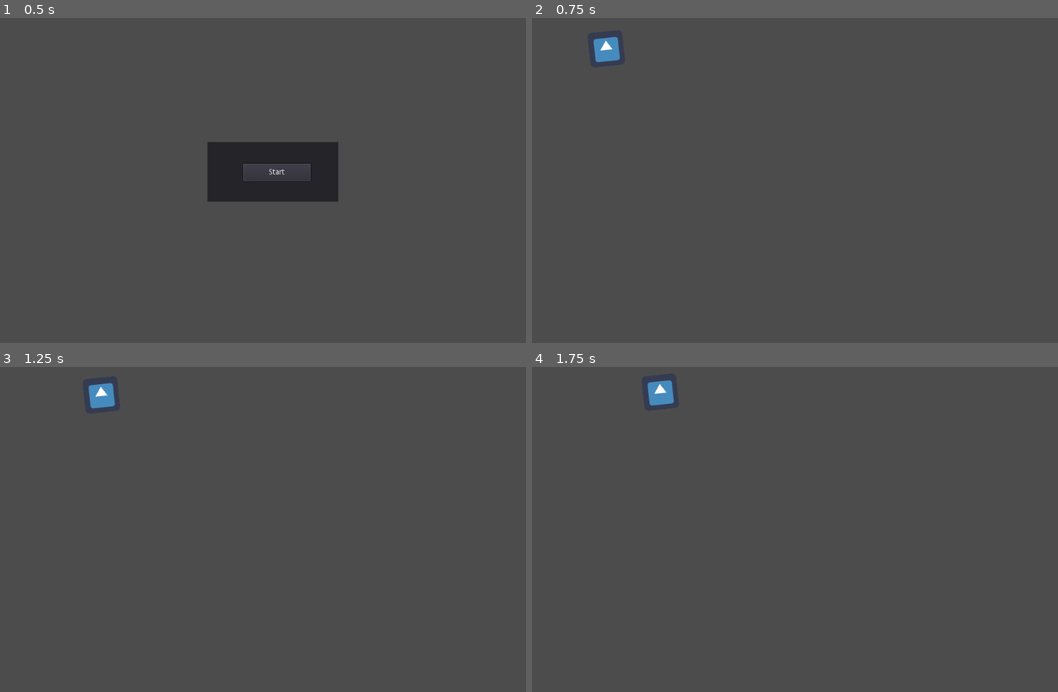
Above: before the commit, frames 1-4 (two rows, left to right).
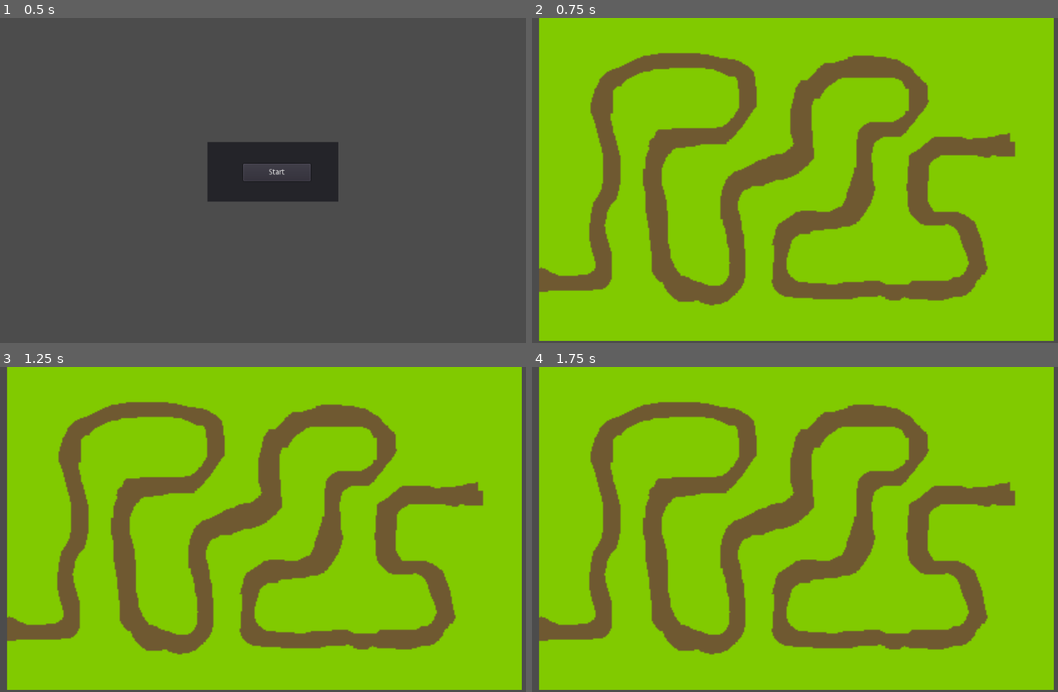
Above: after the commit, the same moments.

Repository: Astadriel/ProjectPiCo
Game: Godot game, scene res://scenes/Menu.tscn
Same seed, same stepped clock (60 frames per second), same inputs: the game is played once before the commit and once after it. The engine's default icon, where the game draws it, is replaced by a stand-in: a white triangle on a blue panel in a dark square.
Inputs:
- Up to frame 1 (0.5 s): no input
- Up to frame 2 (0.75 s): click "Start" at 0.5 s
- Up to frame 3 (1.25 s): no input
- Up to frame 4 (1.75 s): no input

Frame 1 is identical in both runs. In frame 2, 97% of the frame differs, in the area x 1-100%, y 0-100%; in frame 3, 97%; in frame 4, 97%.

Commit message:
path_modified

Diff:
--- a/instances/Enemy.tscn
+++ b/instances/Enemy.tscn
@@ -1,8 +1,28 @@
-[gd_scene load_steps=2 format=2]
+[gd_scene load_steps=3 format=2]
 
 [ext_resource path="res://icon.png" type="Texture" id=1]
 
-[node name="Enemy" type="PathFollow2D"]
+[sub_resource type="GDScript" id=1]
+
+script/source = "extends PathFollow2D
+
+var speed = 100
+# class member variables go here, for example:
+# var a = 2
+# var b = \"textvar\"
+
+func _ready():
+	# Called every time the node is added to the scene.
+	# Initialization here
+	pass
+
+func _process(delta):
+	set_offset(get_offset()+delta*speed)
+	# Called every frame. Delta is time since last frame.
+	# Update game logic here.
+	pass"
+
+[node name="Enemy" type="PathFollow2D" index="0"]
 
 offset = 0.0
 h_offset = 0.0
@@ -11,6 +31,7 @@
 cubic_interp = true
 loop = true
 lookahead = 4.0
+script = SubResource( 1 )
 
 [node name="Sprite" type="Sprite" parent="." index="0"]
 
--- a/instances/Enemy_test.tscn
+++ /dev/null
@@ -1,40 +0,0 @@
-[gd_scene load_steps=3 format=2]
-
-[ext_resource path="res://icon.png" type="Texture" id=1]
-
-[sub_resource type="GDScript" id=1]
-
-script/source = "extends PathFollow2D
-var speed = 100
-# class member variables go here, for example:
-# var a = 2
-# var b = \"textvar\"
-
-func _ready():
-	# Called every time the node is added to the scene.
-	# Initialization here
-	pass
-
-func _process(delta):
-	set_offset(get_offset()+delta*speed)
-	# Called every frame. Delta is time since last frame.
-	# Update game logic here.
-	pass
-"
-
-[node name="PathFollow2D" type="PathFollow2D"]
-
-position = Vector2( -38.8374, 8.05359 )
-rotation = -0.104876
-offset = 0.0
-h_offset = 0.0
-v_offset = 0.0
-rotate = true
-cubic_interp = true
-loop = true
-lookahead = 4.0
-script = SubResource( 1 )
-
-[node name="Sprite" type="Sprite" parent="." index="0"]
-
-texture = ExtResource( 1 )
--- a/scenes/Menu.tscn
+++ b/scenes/Menu.tscn
@@ -8,7 +8,7 @@
 	get_tree().change_scene(\"res://scenes/World.tscn\")
 "
 
-[node name="Menu" type="Node" index="0"]
+[node name="Menu" type="Node"]
 
 [node name="MainMenu" type="Panel" parent="." index="0"]
 
--- a/scenes/World.tscn
+++ b/scenes/World.tscn
@@ -1,4 +1,6 @@
-[gd_scene load_steps=3 format=2]
+[gd_scene load_steps=4 format=2]
+
+[ext_resource path="res://sprites/level1_bkgd.png" type="Texture" id=1]
 
 [sub_resource type="GDScript" id=1]
 
@@ -6,29 +8,35 @@
 
 # class member variables go here, for example:
 # var a = 2
-const ENEMY_TEST_PATH = \"res://instances/Enemy_test.tscn\"
-var spawn_delay = 100
+const ENEMY_PATH = \"res://instances/Enemy.tscn\"
+var spawn_delay = 3
 var spawn_count = spawn_delay
 
 func _ready():
-	var enemy_preload = preload(ENEMY_TEST_PATH)
-	var enemy_instance = enemy_preload.instance()
-	get_node(\"Path_Enemy\").add_child(enemy_instance)
+
 	# Called every time the node is added to the scene.
 	# Initialization here
 	pass
 
-#func _process(delta):
-#	# Called every frame. Delta is time since last frame.
-#	# Update game logic here.
-#	pass
+func _process(delta):
+	spawn_count -= delta
+
+	if spawn_count < 0: #spawn an enemy
+		var enemy_preload = preload(ENEMY_PATH)
+		var enemy_instance = enemy_preload.instance()
+		get_node(\"Path_Enemy\").add_child(enemy_instance)
+		spawn_count = spawn_delay
+
+	# Called every frame. Delta is time since last frame.
+	# Update game logic here.
+	pass
 "
 
 [sub_resource type="Curve2D" id=2]
 
 bake_interval = 5.0
 _data = {
-"points": PoolVector2Array( 0, 0, 0, 0, -38.8374, 8.05359, 0, 0, 0, 0, 101.81, -6.75134, 0, 0, 0, 0, 260.963, -14.1538, 0, 0, 0, 0, 479.336, 2.50177, 0, 0, 83.2778, 46.2654, 708.812, 78.3771, 0, 0, -75.8753, 135.095, 745.825, 209.771, 0, 0, -90.6803, -16.6556, 468.232, 274.543, 0, 0, -173.958, -16.6556, 253.56, 233.829, 0, 0, -109.186, 27.7593, 29.6355, 254.186, 0, 0, 64.7716, 49.9667, -24.0325, 405.936, 0, 0, 74.0247, 16.6556, 149.926, 446.65, 0, 0, 0, 0, 464.531, 472.559, 0, 0, 0, 0, 675.501, 448.501, 0, 0, 0, 0, 823.551, 405.937 )
+"points": PoolVector2Array( 0, 0, 0, 0, -135.947, 433.053, 0, 0, 0, 0, -38.9559, 435.509, 0, 0, 0, 0, -37.7282, 332.379, 0, 0, 0, 0, -10.7179, 248.892, 0, 0, -1.43615, -75.2807, -32.8172, 113.841, 0, 0, 2.69996, -3.63943, 70.3128, 27.8996, 0, 0, 0.17234, 1.76048, 232.374, 48.7711, 0, 0, -0.846878, 0.532738, 197.998, 169.09, 0, 0, -62.5319, 35.1257, 87.5011, 177.684, 0, 0, 77.049, 54.8777, 99.7785, 436.736, 0, 0, -0.867348, -1.76048, 218.869, 436.736, 0, 0, 0, 0, 206.592, 270.992, 0, 0, 0, 0, 336.732, 204.694, 0, 0, 0, 0, 346.554, 80.6924, 0, 0, 0, 0, 464.417, 31.5828, 0, 0, 0, 0, 558.953, 97.8807, 0, 0, 0, 0, 463.189, 160.495, 0, 0, 0, 0, 434.951, 293.091, 0, 0, 0, 0, 309.722, 340.973, 0, 0, 0, 0, 306.039, 439.192, 0, 0, 0, 0, 545.448, 451.469, 0, 0, 0, 0, 658.399, 415.865, 0, 0, 0, 0, 631.389, 321.329, 0, 0, 0, 0, 549.131, 290.636, 0, 0, 0, 0, 563.864, 202.238, 0, 0, 0, 0, 665.766, 182.595, 0, 0, 0, 0, 725.925, 186.278 )
 }
 _sections_unfolded = [ "Resource" ]
 
@@ -36,7 +44,14 @@
 
 script = SubResource( 1 )
 
-[node name="Path_Enemy" type="Path2D" parent="." index="0"]
+[node name="Sprite" type="Sprite" parent="." index="0"]
+
+position = Vector2( 514.246, 297.728 )
+scale = Vector2( 2.3, 2.27167 )
+texture = ExtResource( 1 )
+_sections_unfolded = [ "Transform" ]
+
+[node name="Path_Enemy" type="Path2D" parent="." index="1"]
 
 position = Vector2( 184.428, 50.7663 )
 curve = SubResource( 2 )
Not shown, added: sprites/level1_bkgd.png.import
